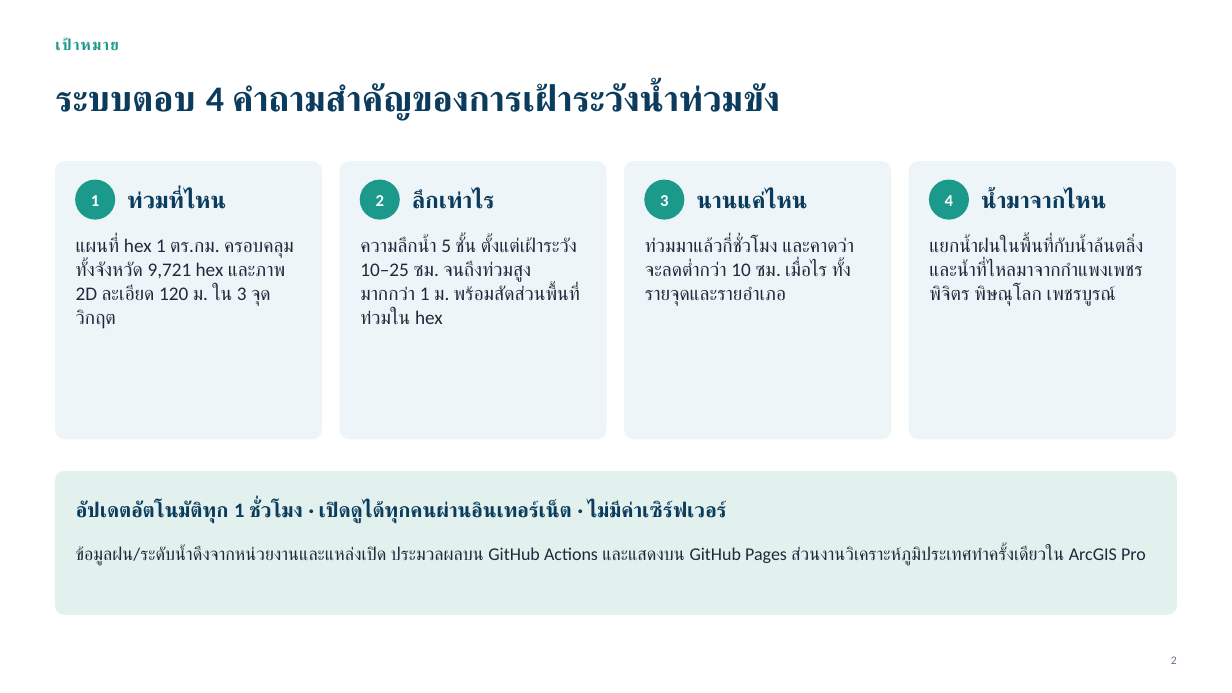
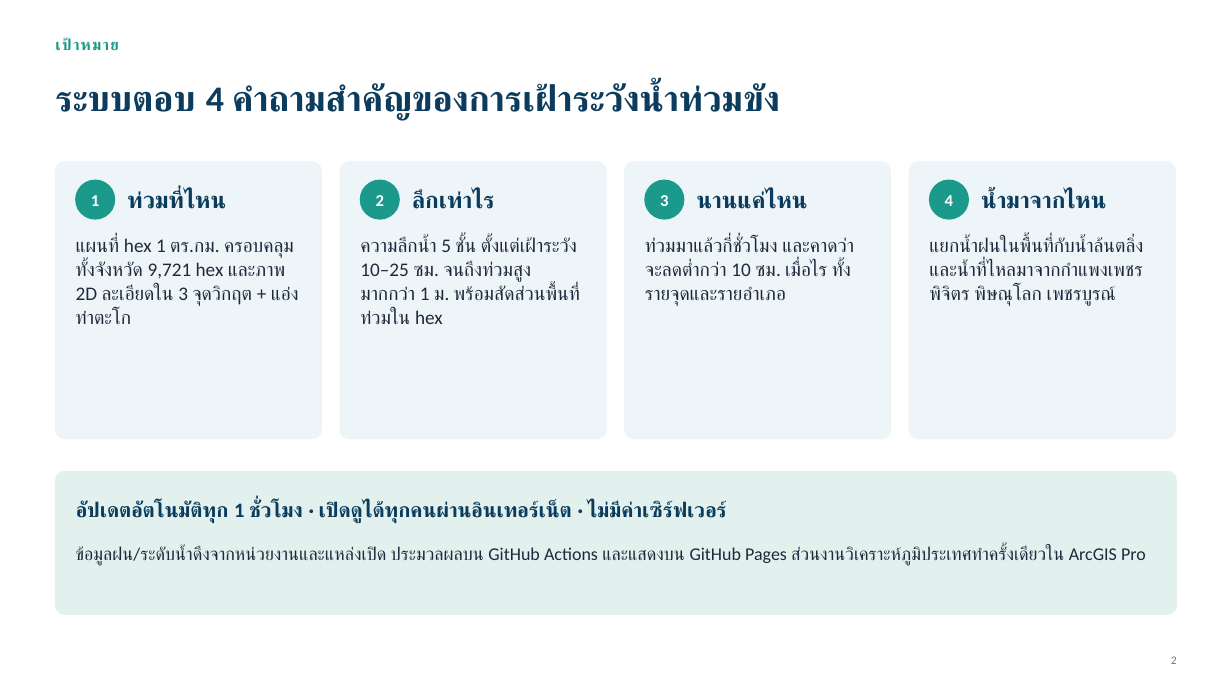
Before and after one commit to att-geo/nakhonsawan-flood, a slide deck: slide 2 of docs/report/NakhonSawanFlood_ผู้บริหารและทีมเทคนิค.pptx. Drawn at 1232x693 pixels with LibreOffice and Linux fonts; fonts in the diff are those of the drawing. Boxes give left, top, right and bottom in pixels: in the first picture for what was removed or moved away, otherwise in the second. Text is boxed around its words. In the diff, an @@ line names an element or a change of style, - is before the commit and + after.

```diff
--- a/docs/report/NakhonSawanFlood_ผู้บริหารและทีมเทคนิค.pptx
+++ b/docs/report/NakhonSawanFlood_ผู้บริหารและทีมเทคนิค.pptx
@@ text at (76,237,299,324): text changed @@
-แผนที่ hex 1 ตร.กม. ครอบคลุมทั้งจังหวัด 9,721 hex และภาพ 2D ละเอียด 120 ม. ใน 3 จุดวิกฤต
+แผนที่ hex 1 ตร.กม. ครอบคลุมทั้งจังหวัด 9,721 hex และภาพ 2D ละเอียดใน 3 จุดวิกฤต + แอ่งท่าตะโก
```
Also in this commit, not shown: 9 other slides changed, 3 slides added, 3 other files.
